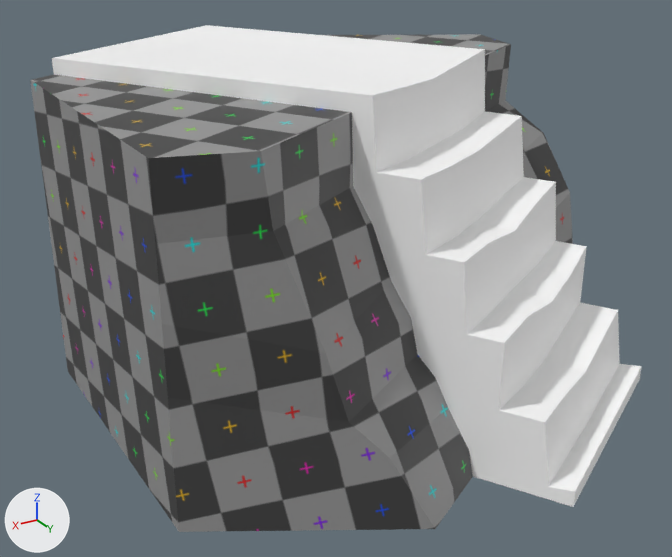
What one commit did to the glTF model book_of_tiles_godot/models/blockouts/module-corner_land_cliff_big_stairs.glb.
Camera for both pictures: a 50 mm lens placed at (0.764, 1.198, 0.779), pointed at (0.045, 0.0, 0.18). Arrows for +X, +Y and +Z are at lower left; the lights stay in place. The first picture is the older version.

Script lines for the objects in view, before the commit:
```python
mat_mat_land = principled_material('MAT_LAND')
mat_mat_land.texture = img_untitled
mat_mat_path = principled_material('MAT_PATH')
mat_mat_path.base_color = (1.0, 1.0, 1.0)  # white #ffffff
me_cylinder_003 = bpy.data.meshes.new('Cylinder.003')
me_cylinder_003.from_pydata(...)  # 160 vertices, 284 faces; spans x -0.437..0.433, y -0.5..0.475, z 0.0..0.525
# faces by material slot: [96, 188]
me_cylinder_003.materials.append(mat_mat_land)  # picture img_untitled
me_cylinder_003.materials.append(mat_mat_path)  # white #ffffff
ob_module_corner_land_cliff_big_stairs = bpy.data.objects.new('module-corner_land_cliff_big_stairs', me_cylinder_003)
ob_module_corner_land_cliff_big_stairs.location = (0.0, 0.0, 0.0)
```
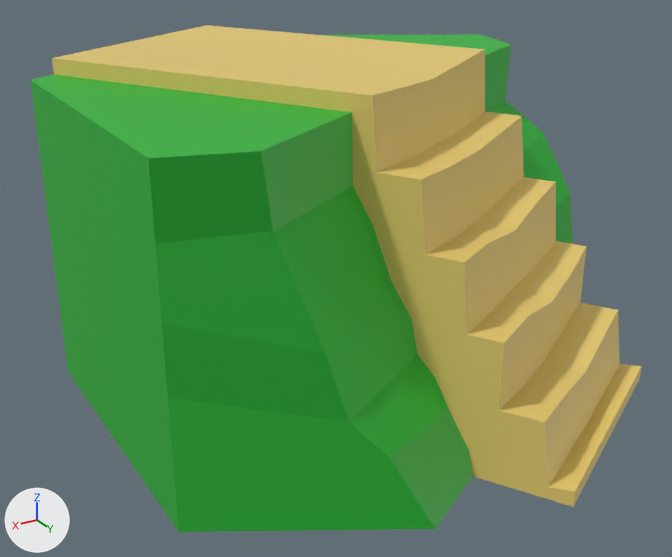
What differs and where, as boxes (x1, y1, x2, y2) in the pictures (672 x 557 px):
```json
{"object": "module-corner_land_cliff_big_stairs", "change": "surface changed, recoloured", "before": [30, 25, 642, 532], "after": [30, 25, 642, 532]}
```

Scene script edits in JSON lines:
```json
{"op": "remove", "block": "mat_mat_land", "code": "mat_mat_land.texture = img_untitled"}
{"op": "add", "block": "mat_mat_land", "code": "mat_mat_land.base_color = (0.0181, 0.461, 0.033)  # green #25b533"}
{"op": "set", "path": "mat_mat_path.base_color", "old": "(1.0, 1.0, 1.0)", "new": "(0.8, 0.601, 0.166)", "note": "white #ffffff -> yellow #e7cc71"}
```
